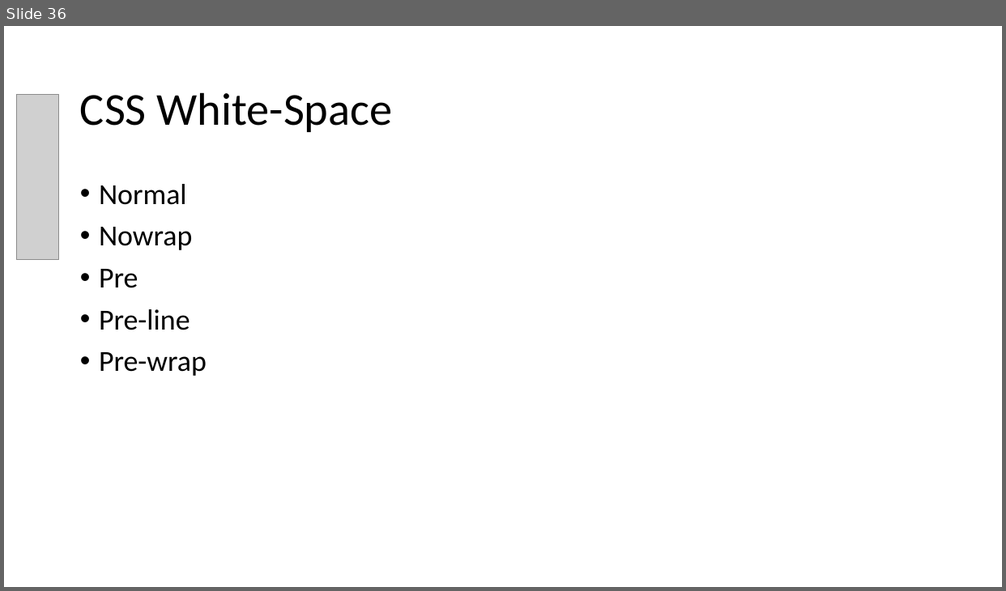
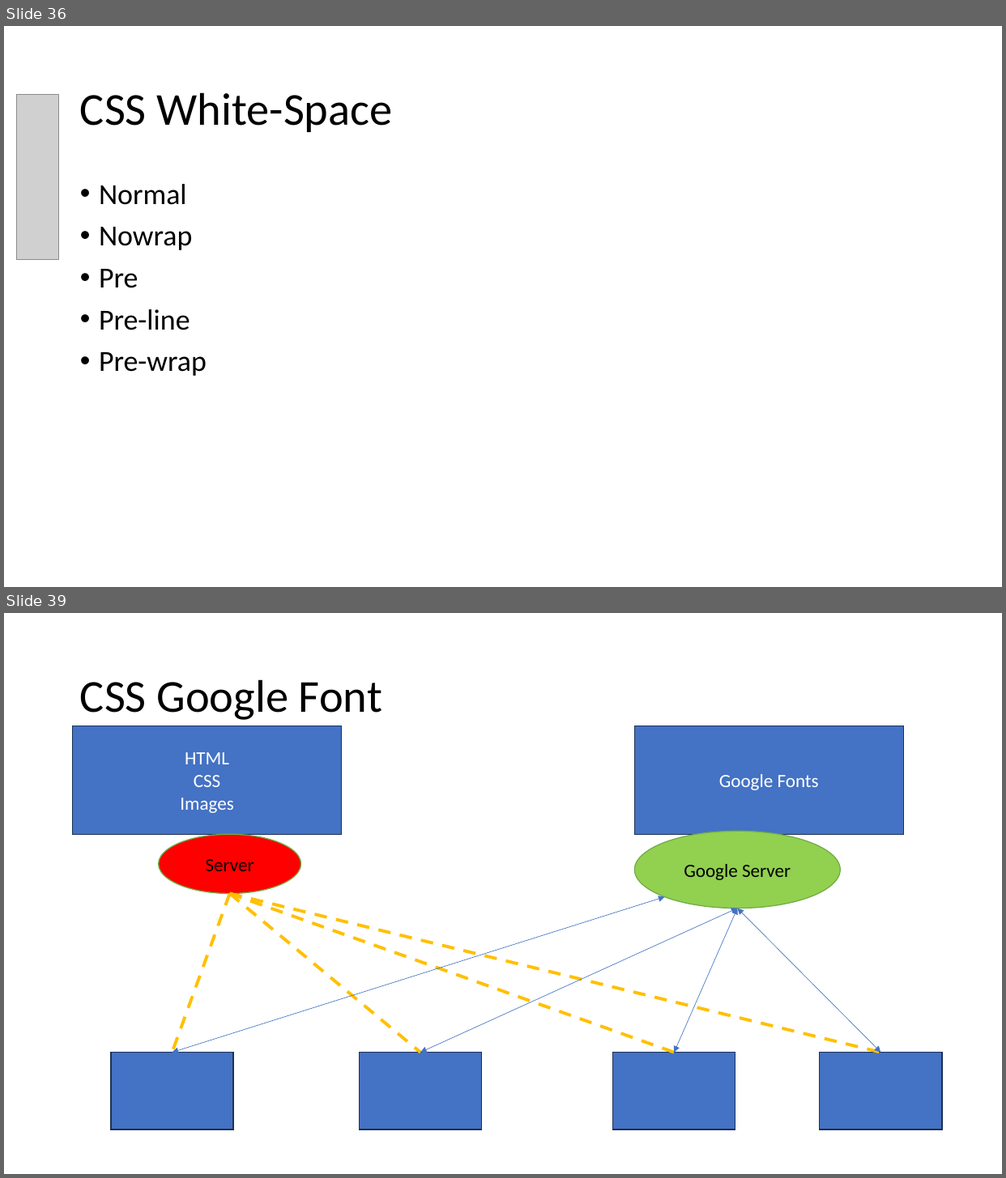
Before and after one commit to PiyushChaturvedii/Batch05, a slide deck: CSS3.pptx. Shown one above the other, each under a label of ours: slide 36 before the commit, slides 36 and 39 after it; the slides between them are not shown. The pictures are 1006x591 and 1006x1178 pixels, drawn with LibreOffice and Linux fonts; fonts in the diff are those of the drawing; grey boxes stand for pictures; background and template pictures are left out. Boxes give left, top, right and bottom in pixels: in the first picture for what was removed or moved away, otherwise in the second. Text is boxed around its words. In the diff, an @@ line names an element or a change of style, - is before the commit and + after.

```diff
--- a/CSS3.pptx
+++ b/CSS3.pptx
@@ slide 39 added at (x1=4, y1=613, x2=1002, y2=1174), background #FFFFFF @@
@@ title added at (x1=80, y1=679, x2=382, y2=720), 44 pt, text #000000 @@
+CSS Google Font
@@ rectangle added at (x1=73, y1=726, x2=342, y2=835), fill #4472C4, outline #1E3256 1 pt, 18 pt, text #FFFFFF @@
+HTML
+CSS
+Images
@@ rectangle added at (x1=634, y1=726, x2=903, y2=835), fill #4472C4, outline #1E3256 1 pt, 18 pt, text #FFFFFF @@
+Google Fonts
@@ ellipse added at (x1=634, y1=831, x2=840, y2=908), fill #92D050, outline #70AD47 1 pt, 18 pt, text #000000 @@
+Google Server
@@ ellipse added at (x1=158, y1=835, x2=300, y2=894), fill #FF0000, outline #70AD47 1 pt, 18 pt, text #000000 @@
+Server
@@ line added from (230, 894) to (172, 1053), #FFC000 3 pt dashed @@
@@ double arrow added from (172, 1053) to (665, 897), #4472C4 0.5 pt @@
@@ line added from (230, 894) to (420, 1053), #FFC000 3 pt dashed @@
@@ line added from (230, 894) to (674, 1053), #FFC000 3 pt dashed @@
@@ line added from (230, 894) to (880, 1053), #FFC000 3 pt dashed @@
@@ double arrow added from (420, 1053) to (738, 909), #4472C4 0.5 pt @@
@@ double arrow added from (674, 1053) to (738, 909), #4472C4 0.5 pt @@
@@ double arrow added from (880, 1053) to (738, 909), #4472C4 0.5 pt @@
@@ rectangle added at (x1=111, y1=1053, x2=233, y2=1130), fill #4472C4, outline #1E3256 1 pt @@
@@ rectangle added at (x1=360, y1=1053, x2=482, y2=1130), fill #4472C4, outline #1E3256 1 pt @@
@@ rectangle added at (x1=612, y1=1053, x2=735, y2=1130), fill #4472C4, outline #1E3256 1 pt @@
@@ rectangle added at (x1=820, y1=1053, x2=942, y2=1130), fill #4472C4, outline #1E3256 1 pt @@
```
Also in this commit, not shown: 3 other slides added, 6 other files.
